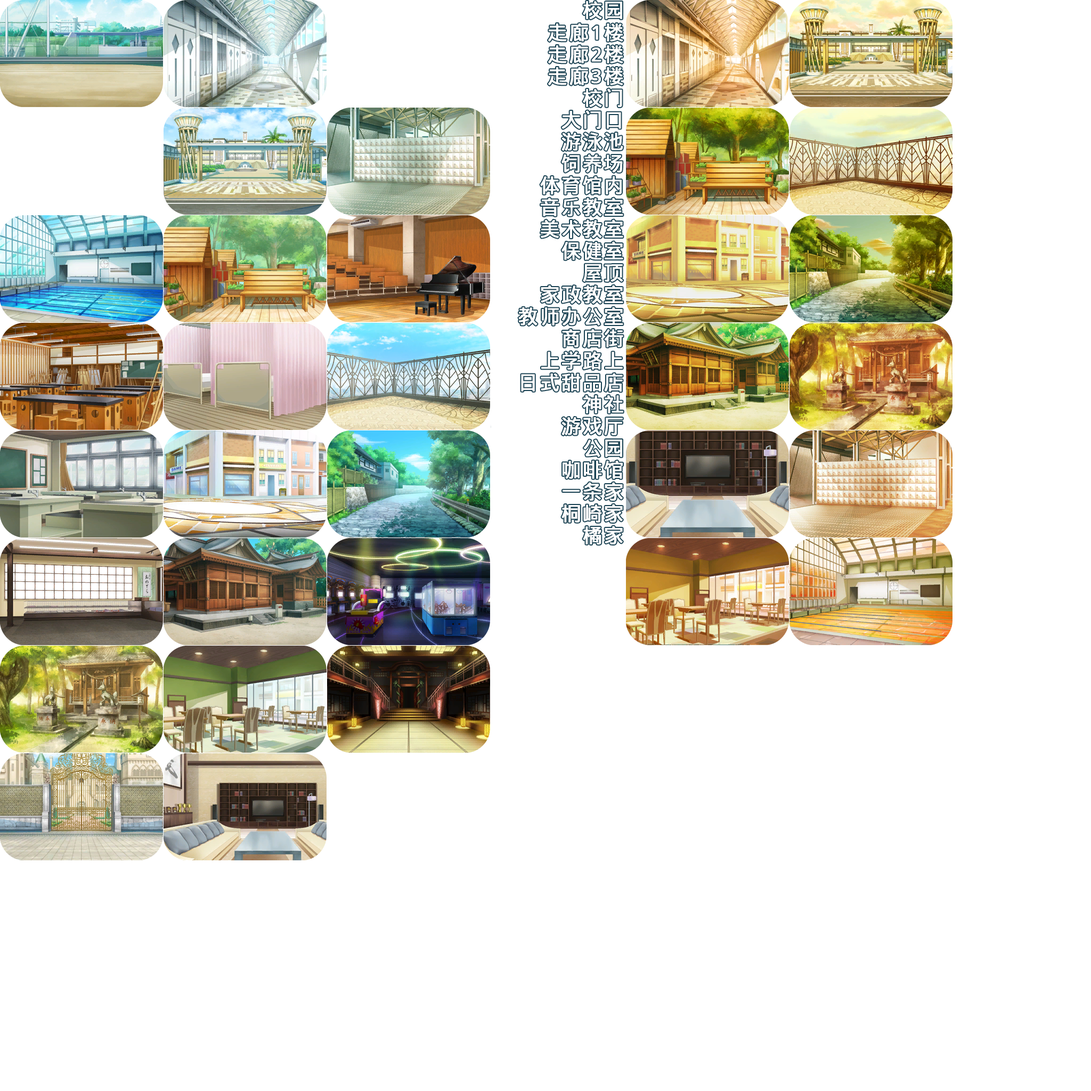
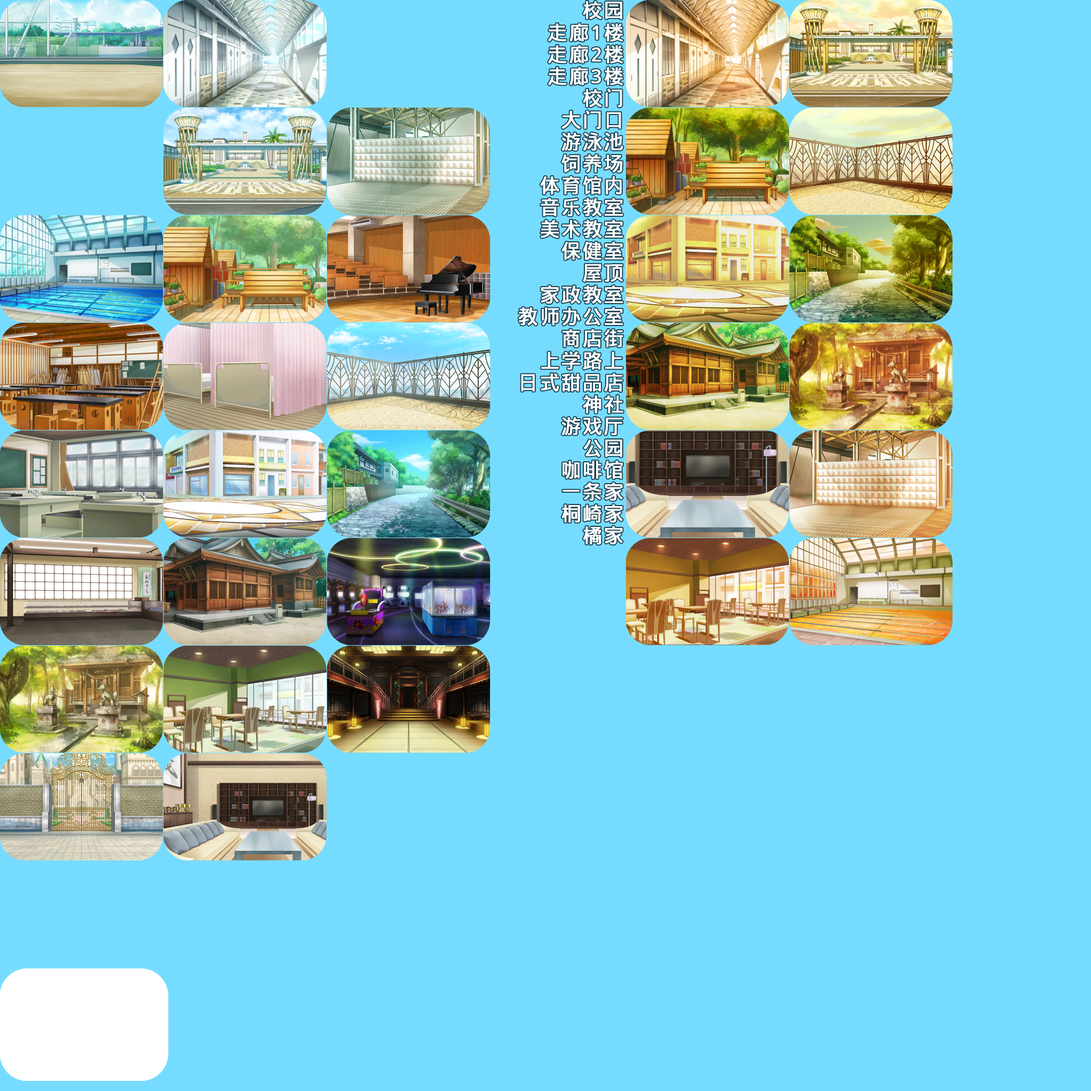
Comparing the layer stacks of the two 1091px x 1091px images. Changes:
showed "图层 2" over [0, 0, 1091, 1091]
